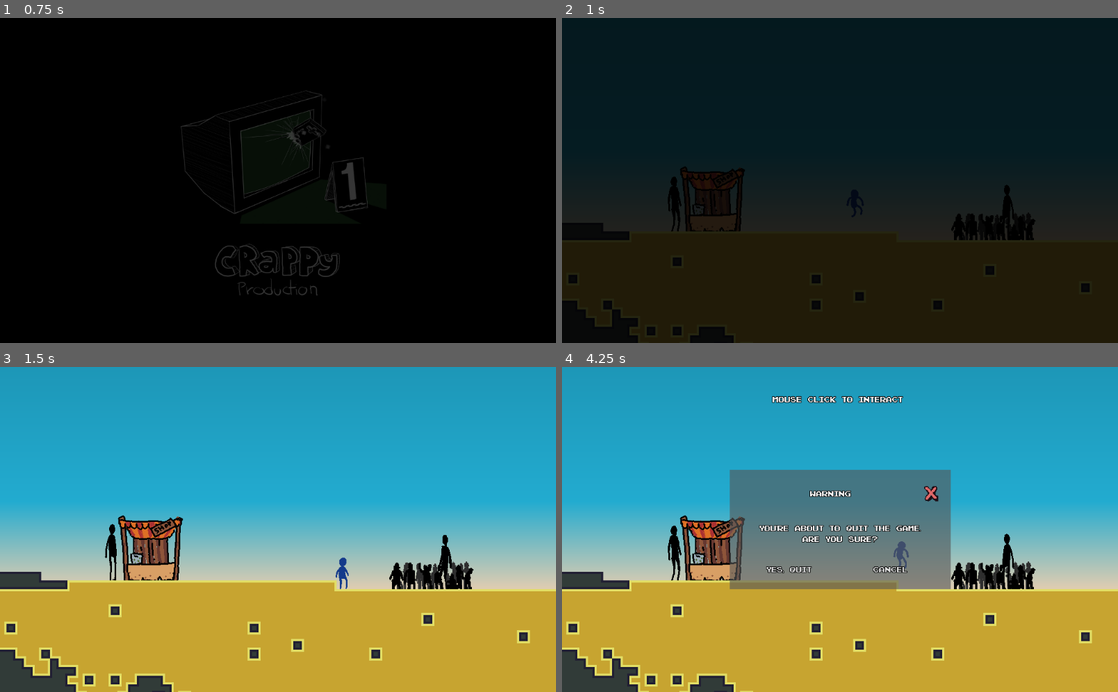
Above: before the commit, frames 1-4 (two rows, left to right).
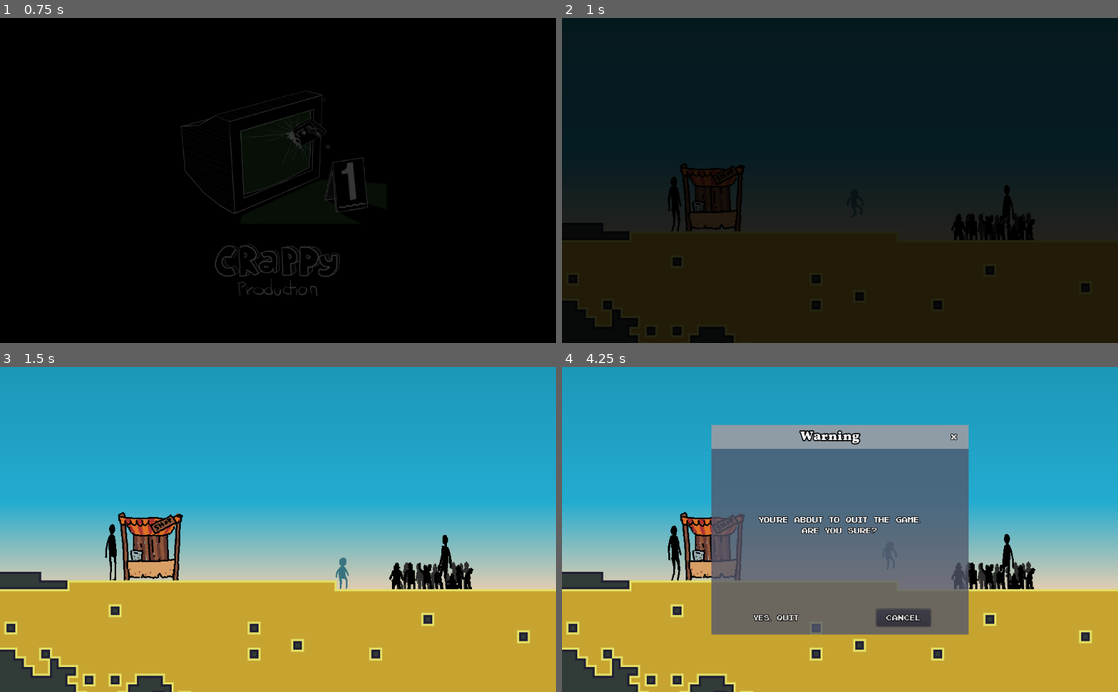
Above: after the commit, the same moments.

Repository: Eptwalabha/ld48
Game: Godot game, scene res://scenes/splash-screen/SplashScreen.tscn
Same seed, same stepped clock (60 frames per second), same inputs: the game is played once before the commit and once after it.
Inputs (mouse positions are in pixels of both pictures, inside the frame that each line leads up to):
- Up to frame 1 (0.75 s): tap Enter (ui_accept) at 0.5 s; move the mouse to (400, 164) at 0.52 s; hold Right (move_right) from 0.53 s (still down); tap E (action) at 0.6 s; click (400, 164) at 0.67 s
- Up to frame 2 (1 s): keep holding Right (move_right); tap Space (move_jump) at 0.77 s
- Up to frame 3 (1.5 s): release Right (move_right) at 1.25 s; drag from (166, 545) to (433, 562) at 1.27 s
- Up to frame 4 (4.25 s): move the mouse to (895, 458) at 2.02 s; hold Left (move_left) 2.03-2.75 s; tap Mouse wheel up (action_next_tool) at 2.1 s; tap E (action) at 2.3, 3.6 s; drag from (812, 594) to (706, 552) at 2.77 s; move the mouse to (1006, 578) at 3.52 s; hold Right (move_right) from 3.53 s (still down); tap Space (move_jump) at 3.77 s; tap Escape (ui_cancel) at 4.15 s

Frame 1 is identical in both runs. In frame 2, 0.4% of the frame differs, in the area x 21-33%, y 44-66%; in frame 3, 1.2%; in frame 4, 19%, in the area x 21-74%, y 8-83%.

Commit message:
improved menus

Diff:
--- a/project.godot
+++ b/project.godot
@@ -9,6 +9,11 @@
 config_version=4
 
 _global_script_classes=[ {
+"base": "Control",
+"class": "BaseDialog",
+"language": "GDScript",
+"path": "res://scenes/ui/menu/BaseDialog.gd"
+}, {
 "base": "TileMap",
 "class": "BaseTilemap",
 "language": "GDScript",
@@ -83,6 +88,11 @@
 "class": "PlayerTool",
 "language": "GDScript",
 "path": "res://scenes/player/tools/PlayerTool.gd"
+}, {
+"base": "BaseDialog",
+"class": "QuitDialog",
+"language": "GDScript",
+"path": "res://scenes/ui/menu/QuitDialog.gd"
 }, {
 "base": "PlayerTool",
 "class": "Shovel",
@@ -105,6 +115,7 @@
 "path": "res://scenes/ui/UITool.gd"
 } ]
 _global_script_class_icons={
+"BaseDialog": "",
 "BaseTilemap": "",
 "BlockSelector": "",
 "Bucket": "",
@@ -120,6 +131,7 @@
 "MenuShop": "",
 "Player": "",
 "PlayerTool": "",
+"QuitDialog": "",
 "Shovel": "",
 "UIMenu": "",
 "UIQuitGame": "",
--- a/scenes/levels/Level.gd
+++ b/scenes/levels/Level.gd
@@ -10,11 +10,14 @@
 onready var player := $Player as Player
 onready var camera_target := $Player
 onready var start = $Start
+#onready var quit_menu = $CanvasLayer/UIQuitGame
+onready var quit_dialog = $CanvasLayer/QuitDialog
 
-var in_menu: bool = false
+var menus: Array = []
 
 func _ready():
-	$CanvasLayer/UIQuitGame.hide()
+#	quit_menu.hide()
+	quit_dialog.close()
 	$CanvasLayer/ColorRect.color.a = 1.0
 	camera.current = true
 	player.global_position = $Start.global_position
@@ -30,15 +33,27 @@
 	camera.limit_bottom = bottom
 
 func _process(delta: float) -> void:
-	if Input.is_action_just_pressed("ui_cancel"):
-		if !in_menu:
-			if GameAutoload.DEBUG:
-				get_tree().quit()
-			else:
-				$CanvasLayer/UIQuitGame.show()
 	update_camera()
 	if player.can_move:
 		player.process(delta)
+
+	if len(menus) == 0:
+		if Input.is_action_just_pressed("ui_cancel"):
+			if len(menus) == 0:
+				if GameAutoload.DEBUG:
+					get_tree().quit()
+				else:
+					open_menu(quit_dialog)
+#			else:
+#				menus[len(menus) - 1].cancel_pressed()
+	else:
+		update_menu(delta)
+
+func update_menu(delta: float) -> void:
+	var nbr_menus = len(menus)
+	if nbr_menus == 0:
+		return
+	menus[nbr_menus - 1].process(delta)
 
 func update_camera() -> void:
 	camera.position = camera_target.global_position
@@ -48,3 +63,27 @@
 
 func _on_UIQuitGame_quit_game():
 	get_tree().quit()
+
+func close_menu() -> void:
+	if len(menus) == 0:
+		return
+	var menu = menus.pop_back()
+	menu.close()
+	if len(menus) == 0:
+		set_player_control(true)
+		camera_target = $Player
+
+func open_menu(menu) -> void:
+	menu.open()
+	menus.push_back(menu)
+	set_player_control(false)
+
+func _on_UIQuitGame_close_window():
+	close_menu()
+
+
+func _on_QuitDialog_quit_game():
+	get_tree().quit()
+
+func _on_QuitDialog_dialog_closed(_id):
+	close_menu()
--- a/scenes/levels/Level.tscn
+++ b/scenes/levels/Level.tscn
@@ -1,8 +1,9 @@
-[gd_scene load_steps=8 format=2]
+[gd_scene load_steps=9 format=2]
 
 [ext_resource path="res://scenes/levels/Level.gd" type="Script" id=1]
 [ext_resource path="res://scenes/player/Player.tscn" type="PackedScene" id=2]
 [ext_resource path="res://scenes/ui/QuitGame.tscn" type="PackedScene" id=3]
+[ext_resource path="res://scenes/ui/menu/QuitDialog.tscn" type="PackedScene" id=4]
 
 [sub_resource type="Gradient" id=1]
 offsets = PoolRealArray( 0.0239044, 0.163347, 0.864542 )
@@ -106,6 +107,12 @@
 anims/fade-in = SubResource( 3 )
 anims/fade-out = SubResource( 4 )
 
+[node name="QuitDialog" parent="CanvasLayer" instance=ExtResource( 4 )]
+
 [node name="UIQuitGame" parent="CanvasLayer" instance=ExtResource( 3 )]
+visible = false
 
+[connection signal="dialog_closed" from="CanvasLayer/QuitDialog" to="." method="_on_QuitDialog_dialog_closed"]
+[connection signal="quit_game" from="CanvasLayer/QuitDialog" to="." method="_on_QuitDialog_quit_game"]
+[connection signal="close_window" from="CanvasLayer/UIQuitGame" to="." method="_on_UIQuitGame_close_window"]
 [connection signal="quit_game" from="CanvasLayer/UIQuitGame" to="." method="_on_UIQuitGame_quit_game"]
--- a/scenes/levels/map/HubLevel.gd
+++ b/scenes/levels/map/HubLevel.gd
@@ -44,7 +44,7 @@
 	set_player_control(false)
 	camera_target = $Shop/CameraFocus
 	$CanvasLayer/MenuShop.open()
-	in_menu = true
+	open_menu($CanvasLayer/MenuShop)
 
 func on_contest_interact() -> void:
 	show_interact(false)
@@ -52,21 +52,17 @@
 	set_player_control(false)
 	camera_target = $Contest/CameraFocus
 	$CanvasLayer/MenuContest.open()
-	in_menu = true
+	open_menu($CanvasLayer/MenuContest)
 
 func _on_MenuShop_close_menu():
 	show_interact(true)
 	current_state = HUB_STATE.PLAYING
-	set_player_control(true)
-	camera_target = $Player
-	in_menu = false
+	close_menu()
 
 func _on_MenuContest_close_menu():
 	show_interact(true)
 	current_state = HUB_STATE.PLAYING
-	set_player_control(true)
-	camera_target = $Player
-	in_menu = false
+	close_menu()
 
 func _on_MenuContest_enter_contest(id):
 	if GameAutoload.can_contest(id):
--- a/scenes/levels/triggers/Shop.tscn
+++ b/scenes/levels/triggers/Shop.tscn
@@ -5,18 +5,18 @@
 [ext_resource path="res://scenes/levels/prop/Adulte.tscn" type="PackedScene" id=3]
 
 [sub_resource type="RectangleShape2D" id=1]
-extents = Vector2( 66.1999, 54.4132 )
+extents = Vector2( 104.04, 33.3908 )
 
 [node name="Shop" instance=ExtResource( 1 )]
 trigger_name = "shop"
 is_interactible = true
 
 [node name="CollisionShape2D" type="CollisionShape2D" parent="Area2D" index="0"]
-position = Vector2( 0, -49.6128 )
+position = Vector2( 0, -30.2722 )
 shape = SubResource( 1 )
 
 [node name="Sprite" parent="." index="1"]
-position = Vector2( 0, -50.4537 )
+position = Vector2( 0, -56 )
 texture = ExtResource( 2 )
 region_enabled = true
 region_rect = Rect2( 19.4341, 210.684, 79.7784, 63.1579 )
@@ -29,8 +29,14 @@
 
 [node name="Adulte" parent="." index="2" instance=ExtResource( 3 )]
 position = Vector2( -73.1578, -54.6581 )
-frame = 2
 
 [node name="Label" parent="." index="3"]
-margin_top = -153.884
-margin_bottom = -123.884
+visible = true
+anchor_left = 0.5
+anchor_top = 0.5
+anchor_right = 0.5
+anchor_bottom = 0.5
+margin_left = -111.0
+margin_top = -150.0
+margin_right = 111.0
+margin_bottom = -120.0
--- a/scenes/player/Player.tscn
+++ b/scenes/player/Player.tscn
@@ -18,31 +18,31 @@
 
 [sub_resource type="AtlasTexture" id=4]
 atlas = ExtResource( 4 )
+region = Rect2( 128, 0, 64, 128 )
+
+[sub_resource type="AtlasTexture" id=5]
+atlas = ExtResource( 4 )
+region = Rect2( 192, 0, 64, 128 )
+
+[sub_resource type="AtlasTexture" id=6]
+atlas = ExtResource( 4 )
+region = Rect2( 0, 128, 64, 128 )
+
+[sub_resource type="AtlasTexture" id=7]
+atlas = ExtResource( 4 )
+region = Rect2( 64, 128, 64, 128 )
+
+[sub_resource type="AtlasTexture" id=8]
+atlas = ExtResource( 4 )
 region = Rect2( 128, 128, 64, 128 )
 
-[sub_resource type="AtlasTexture" id=5]
+[sub_resource type="AtlasTexture" id=9]
+atlas = ExtResource( 4 )
+region = Rect2( 192, 128, 64, 128 )
+
+[sub_resource type="AtlasTexture" id=10]
 atlas = ExtResource( 4 )
 region = Rect2( 128, 128, 64, 128 )
-
-[sub_resource type="AtlasTexture" id=6]
-atlas = ExtResource( 4 )
-region = Rect2( 192, 128, 64, 128 )
-
-[sub_resource type="AtlasTexture" id=7]
-atlas = ExtResource( 4 )
-region = Rect2( 128, 0, 64, 128 )
-
-[sub_resource type="AtlasTexture" id=8]
-atlas = ExtResource( 4 )
-region = Rect2( 192, 0, 64, 128 )
-
-[sub_resource type="AtlasTexture" id=9]
-atlas = ExtResource( 4 )
-region = Rect2( 0, 128, 64, 128 )
-
-[sub_resource type="AtlasTexture" id=10]
-atlas = ExtResource( 4 )
-region = Rect2( 64, 128, 64, 128 )
 
 [sub_resource type="SpriteFrames" id=11]
 animations = [ {
@@ -56,19 +56,19 @@
 "name": "wallride",
 "speed": 5.0
 }, {
-"frames": [ SubResource( 4 ) ],
+"frames": [ SubResource( 4 ), SubResource( 5 ), SubResource( 6 ), SubResource( 7 ) ],
 "loop": true,
-"name": "dig",
+"name": "run",
 "speed": 5.0
 }, {
-"frames": [ SubResource( 5 ), SubResource( 6 ) ],
+"frames": [ SubResource( 8 ), SubResource( 9 ) ],
 "loop": true,
 "name": "jump",
 "speed": 3.0
 }, {
-"frames": [ SubResource( 7 ), SubResource( 8 ), SubResource( 9 ), SubResource( 10 ) ],
+"frames": [ SubResource( 10 ) ],
 "loop": true,
-"name": "run",
+"name": "dig",
 "speed": 5.0
 } ]
 
@@ -479,7 +479,7 @@
 position = Vector2( 5, -32 )
 
 [node name="AnimatedSprite" type="AnimatedSprite" parent="Pivot"]
-modulate = Color( 0.0823529, 0.231373, 0.54902, 1 )
+modulate = Color( 0.227451, 0.454902, 0.505882, 1 )
 position = Vector2( -0.75, -30.5 )
 scale = Vector2( 0.5, 0.5 )
 frames = SubResource( 11 )
--- a/scenes/ui/MenuShop.gd
+++ b/scenes/ui/MenuShop.gd
@@ -114,10 +114,6 @@
 func item_price(type, quality) -> int:
 	return GameAutoload.item_price(type, quality)
 
-func _process(_delta):
-	if Input.is_action_just_pressed("ui_cancel"):
-		_on_Close_pressed()
-
 func _on_btn_pressed(btn, item_type: String, item_quality: int) -> void:
 	if current_selection == null:
 		current_selection = {
--- a/scenes/ui/MenuShop.tscn
+++ b/scenes/ui/MenuShop.tscn
@@ -1,7 +1,8 @@
-[gd_scene load_steps=3 format=2]
+[gd_scene load_steps=4 format=2]
 
 [ext_resource path="res://scenes/ui/MenuShop.gd" type="Script" id=1]
 [ext_resource path="res://assets/images/menu.png" type="Texture" id=2]
+[ext_resource path="res://assets/fonts/font_title.tres" type="DynamicFont" id=3]
 
 [node name="MenuShop" type="Control"]
 anchor_right = 1.0
@@ -25,8 +26,8 @@
 margin_bottom = 40.0
 
 [node name="Money" type="Label" parent="Control/HBoxContainer"]
-margin_top = 8.0
-margin_bottom = 32.0
+margin_top = 11.0
+margin_bottom = 28.0
 
 [node name="Dialog" type="Control" parent="."]
 margin_left = 40.0
@@ -129,6 +130,7 @@
 margin_bottom = 48.0
 rect_min_size = Vector2( 0, 48 )
 size_flags_horizontal = 3
+custom_fonts/font = ExtResource( 3 )
 text = "shop_menu_title"
 align = 1
 valign = 1
@@ -212,9 +214,9 @@
 }
 
 [node name="BASIC" type="Button" parent="MarginContainer/CenterContainer/Control/Control/MarginContainer/VBoxContainer/Shovels/HBoxContainer"]
-margin_left = 46.0
-margin_top = 24.0
-margin_right = 111.0
+margin_left = 40.0
+margin_top = 24.0
+margin_right = 116.0
 margin_bottom = 56.0
 rect_min_size = Vector2( 32, 32 )
 size_flags_horizontal = 6
@@ -273,9 +275,9 @@
 }
 
 [node name="BASIC" type="Button" parent="MarginContainer/CenterContainer/Control/Control/MarginContainer/VBoxContainer/Buckets/HBoxContainer"]
-margin_left = 45.0
-margin_top = 24.0
-margin_right = 111.0
+margin_left = 41.0
+margin_top = 24.0
+margin_right = 116.0
 margin_bottom = 56.0
 rect_min_size = Vector2( 32, 32 )
 size_flags_horizontal = 6
@@ -320,9 +322,9 @@
 }
 
 [node name="BASIC" type="Button" parent="MarginContainer/CenterContainer/Control/Control/MarginContainer/VBoxContainer/Explosives/HBoxContainer"]
-margin_left = 39.0
-margin_top = 24.0
-margin_right = 118.0
+margin_left = 35.0
+margin_top = 24.0
+margin_right = 122.0
 margin_bottom = 56.0
 rect_min_size = Vector2( 32, 32 )
 size_flags_horizontal = 6
@@ -331,9 +333,9 @@
 text = "Grenade"
 
 [node name="NICE" type="Button" parent="MarginContainer/CenterContainer/Control/Control/MarginContainer/VBoxContainer/Explosives/HBoxContainer"]
-margin_left = 223.0
-margin_top = 24.0
-margin_right = 255.0
+margin_left = 222.0
+margin_top = 24.0
+margin_right = 256.0
 margin_bottom = 56.0
 rect_min_size = Vector2( 32, 32 )
 size_flags_horizontal = 6
@@ -342,9 +344,9 @@
 text = "x5"
 
 [node name="SUPER" type="Button" parent="MarginContainer/CenterContainer/Control/Control/MarginContainer/VBoxContainer/Explosives/HBoxContainer"]
-margin_left = 381.0
-margin_top = 24.0
-margin_right = 420.0
+margin_left = 379.0
+margin_top = 24.0
+margin_right = 422.0
 margin_bottom = 56.0
 rect_min_size = Vector2( 32, 32 )
 size_flags_horizontal = 6
@@ -366,9 +368,9 @@
 alignment = 1
 
 [node name="Buy" type="Button" parent="MarginContainer/CenterContainer/Control/HBoxContainer"]
-margin_left = 159.0
+margin_left = 153.0
 margin_top = 16.0
-margin_right = 341.0
+margin_right = 347.0
 margin_bottom = 48.0
 rect_min_size = Vector2( 0, 32 )
 size_flags_vertical = 4
--- a/scenes/ui/QuitGame.gd
+++ b/scenes/ui/QuitGame.gd
@@ -1,14 +1,20 @@
 class_name UIQuitGame extends Control
 
 signal quit_game
-
+signal close_window
 
 func _on_Quit_pressed():
 	emit_signal("quit_game")
 
+func process(_delta: float):
+	if Input.is_action_just_pressed("ui_cancel"):
+		emit_signal("close_window")
 
 func _on_Cancel_pressed():
-	hide()
+	emit_signal("close_window")
 
 func _on_Close_pressed():
+	emit_signal("close_window")
+
+func close():
 	hide()
--- a/scenes/ui/QuitGame.tscn
+++ b/scenes/ui/QuitGame.tscn
@@ -90,10 +90,10 @@
 size_flags_vertical = 3
 
 [node name="Label" type="Label" parent="Control/MarginContainer/VBoxContainer/Control"]
-margin_left = 123.0
-margin_top = 34.0
-margin_right = 243.0
-margin_bottom = 58.0
+margin_left = 116.0
+margin_top = 37.0
+margin_right = 251.0
+margin_bottom = 54.0
 text = "quit_the_game"
 align = 1
 
--- a/scenes/ui/UIMenu.gd
+++ b/scenes/ui/UIMenu.gd
@@ -12,5 +12,12 @@
 	visible = false
 	emit_signal("close_menu")
 
+func process(_delta):
+	if Input.is_action_just_pressed("ui_cancel"):
+		close()
+
+func cancel_pressed():
+	close()
+
 func _on_Close_pressed():
 	close()
--- /dev/null
+++ b/scenes/ui/menu/BaseDialog.gd
@@ -0,0 +1,27 @@
+class_name BaseDialog extends Control
+
+signal dialog_closed(id)
+signal dialog_opened(id)
+
+onready var title: Label = $VBoxContainer/Control/CenterContainer/HBoxContainer/Title
+
+export(String) var id: String = ""
+var frame_opened: int = 0
+
+func process(_delta: float) -> void:
+	if Input.is_action_just_pressed("ui_cancel"):
+		emit_signal("dialog_closed", id)
+
+func cancel_pressed() -> void:
+	emit_signal("dialog_closed", id)
+
+func open() -> void:
+	frame_opened = OS.get_ticks_msec() + 100
+	emit_signal("dialog_opened", id)
+	visible = true
+
+func close() -> void:
+	visible = false
+
+func _on_Close_pressed():
+	emit_signal("dialog_closed", id)
--- /dev/null
+++ b/scenes/ui/menu/BaseDialog.tscn
@@ -0,0 +1,104 @@
+[gd_scene load_steps=6 format=2]
+
+[ext_resource path="res://assets/fonts/font_title.tres" type="DynamicFont" id=1]
+[ext_resource path="res://scenes/ui/menu/BaseDialog.gd" type="Script" id=2]
+[ext_resource path="res://assets/fonts/font_text.tres" type="DynamicFont" id=3]
+
+[sub_resource type="Theme" id=1]
+
+[sub_resource type="StyleBoxFlat" id=2]
+bg_color = Color( 0.956863, 0.454902, 0.113725, 1 )
+corner_radius_top_left = 8
+corner_radius_top_right = 8
+corner_radius_bottom_right = 8
+corner_radius_bottom_left = 8
+shadow_size = 2
+shadow_offset = Vector2( 1, 1 )
+
+[node name="BaseDialog" type="Control"]
+anchor_right = 1.0
+anchor_bottom = 1.0
+margin_left = 349.0
+margin_top = 88.0
+margin_right = -57.0
+margin_bottom = -63.0
+theme = SubResource( 1 )
+script = ExtResource( 2 )
+__meta__ = {
+"_edit_use_anchors_": false
+}
+
+[node name="ColorRect" type="ColorRect" parent="."]
+anchor_right = 1.0
+anchor_bottom = 1.0
+color = Color( 0.32549, 0.341176, 0.419608, 0.784314 )
+__meta__ = {
+"_edit_use_anchors_": false
+}
+
+[node name="VBoxContainer" type="VBoxContainer" parent="."]
+anchor_right = 1.0
+anchor_bottom = 1.0
+custom_constants/separation = 0
+__meta__ = {
+"_edit_use_anchors_": false
+}
+
+[node name="Control" type="MarginContainer" parent="VBoxContainer"]
+margin_right = 618.0
+margin_bottom = 44.0
+
+[node name="ColorRect" type="ColorRect" parent="VBoxContainer/Control"]
+margin_right = 618.0
+margin_bottom = 44.0
+color = Color( 0.760784, 0.760784, 0.760784, 0.588235 )
+
+[node name="CenterContainer" type="MarginContainer" parent="VBoxContainer/Control"]
+margin_right = 618.0
+margin_bottom = 44.0
+custom_constants/margin_right = 10
+custom_constants/margin_top = 5
+custom_constants/margin_left = 10
+custom_constants/margin_bottom = 5
+__meta__ = {
+"_edit_use_anchors_": false
+}
+
+[node name="HBoxContainer" type="HBoxContainer" parent="VBoxContainer/Control/CenterContainer"]
+margin_left = 10.0
+margin_top = 5.0
+margin_right = 608.0
+margin_bottom = 39.0
+__meta__ = {
+"_edit_use_anchors_": false
+}
+
+[node name="Title" type="Label" parent="VBoxContainer/Control/CenterContainer/HBoxContainer"]
+margin_right = 562.0
+margin_bottom = 34.0
+size_flags_horizontal = 3
+size_flags_vertical = 3
+custom_fonts/font = ExtResource( 1 )
+text = "title"
+align = 1
+valign = 1
+
+[node name="Close" type="ToolButton" parent="VBoxContainer/Control/CenterContainer/HBoxContainer"]
+margin_left = 566.0
+margin_top = 1.0
+margin_right = 598.0
+margin_bottom = 33.0
+rect_min_size = Vector2( 32, 32 )
+size_flags_vertical = 4
+custom_styles/hover = SubResource( 2 )
+custom_fonts/font = ExtResource( 3 )
+text = "x"
+flat = false
+
+[node name="Body" type="MarginContainer" parent="VBoxContainer"]
+margin_top = 44.0
+margin_right = 618.0
+margin_bottom = 449.0
+size_flags_vertical = 3
+
+[connection signal="pressed" from="VBoxContainer/Control/CenterContainer/HBoxContainer/Close" to="." method="_on_Close_pressed"]
--- /dev/null
+++ b/scenes/ui/menu/QuitDialog.gd
@@ -0,0 +1,6 @@
+class_name QuitDialog extends BaseDialog
+
+signal quit_game
+
+func _on_Quit_pressed():
+	emit_signal("quit_game")
--- /dev/null
+++ b/scenes/ui/menu/QuitDialog.tscn
@@ -0,0 +1,98 @@
+[gd_scene load_steps=5 format=2]
+
+[ext_resource path="res://scenes/ui/menu/BaseDialog.tscn" type="PackedScene" id=1]
+[ext_resource path="res://scenes/ui/menu/QuitDialog.gd" type="Script" id=2]
+
+[sub_resource type="StyleBoxFlat" id=1]
+corner_radius_top_left = 4
+corner_radius_top_right = 4
+corner_radius_bottom_right = 4
+corner_radius_bottom_left = 4
+shadow_color = Color( 0, 0, 0, 0.717647 )
+shadow_size = 3
+shadow_offset = Vector2( 2, 2 )
+
+[sub_resource type="StyleBoxEmpty" id=2]
+
+[node name="QuitDialog" instance=ExtResource( 1 )]
+anchor_left = 0.5
+anchor_top = 0.5
+anchor_right = 0.5
+anchor_bottom = 0.5
+margin_left = -237.0
+margin_top = -193.5
+margin_right = 237.0
+margin_bottom = 193.5
+script = ExtResource( 2 )
+
+[node name="Control" parent="VBoxContainer" index="0"]
+margin_right = 474.0
+
+[node name="ColorRect" parent="VBoxContainer/Control" index="0"]
+margin_right = 474.0
+
+[node name="CenterContainer" parent="VBoxContainer/Control" index="1"]
+margin_right = 474.0
+
+[node name="HBoxContainer" parent="VBoxContainer/Control/CenterContainer" index="0"]
+margin_right = 464.0
+
+[node name="Title" parent="VBoxContainer/Control/CenterContainer/HBoxContainer" index="0"]
+margin_right = 408.0
+text = "warning"
+
+[node name="Close" parent="VBoxContainer/Control/CenterContainer/HBoxContainer" index="1"]
+margin_left = 412.0
+margin_right = 454.0
+
+[node name="Body" parent="VBoxContainer" index="1"]
+margin_right = 474.0
+margin_bottom = 325.0
+
+[node name="Label" type="Label" parent="VBoxContainer/Body" index="0"]
+margin_top = 128.0
+margin_right = 474.0
+margin_bottom = 145.0
+text = "quit_the_game"
+align = 1
+
+[node name="Buttons" type="MarginContainer" parent="VBoxContainer" index="2"]
+margin_top = 325.0
+margin_right = 474.0
+margin_bottom = 387.0
+custom_constants/margin_right = 5
+custom_constants/margin_top = 15
+custom_constants/margin_left = 5
+custom_constants/margin_bottom = 15
+
+[node name="HBoxContainer" type="HBoxContainer" parent="VBoxContainer/Buttons" index="0"]
+margin_left = 5.0
+margin_top = 15.0
+margin_right = 469.0
+margin_bottom = 47.0
+alignment = 1
+
+[node name="Quit" type="Button" parent="VBoxContainer/Buttons/HBoxContainer" index="0"]
+margin_left = 65.0
+margin_right = 165.0
+margin_bottom = 32.0
+rect_min_size = Vector2( 100, 32 )
+size_flags_horizontal = 6
+size_flags_vertical = 4
+custom_styles/hover = SubResource( 1 )
+custom_styles/normal = SubResource( 2 )
+shortcut_in_tooltip = false
+text = "quit"
+
+[node name="Cancel" type="Button" parent="VBoxContainer/Buttons/HBoxContainer" index="1"]
+margin_left = 299.0
+margin_right = 399.0
+margin_bottom = 32.0
+rect_min_size = Vector2( 100, 32 )
+size_flags_horizontal = 6
+size_flags_vertical = 4
+shortcut_in_tooltip = false
+text = "cancel"
+
+[connection signal="pressed" from="VBoxContainer/Buttons/HBoxContainer/Quit" to="." method="_on_Quit_pressed"]
+[connection signal="pressed" from="VBoxContainer/Buttons/HBoxContainer/Cancel" to="." method="_on_Close_pressed"]
